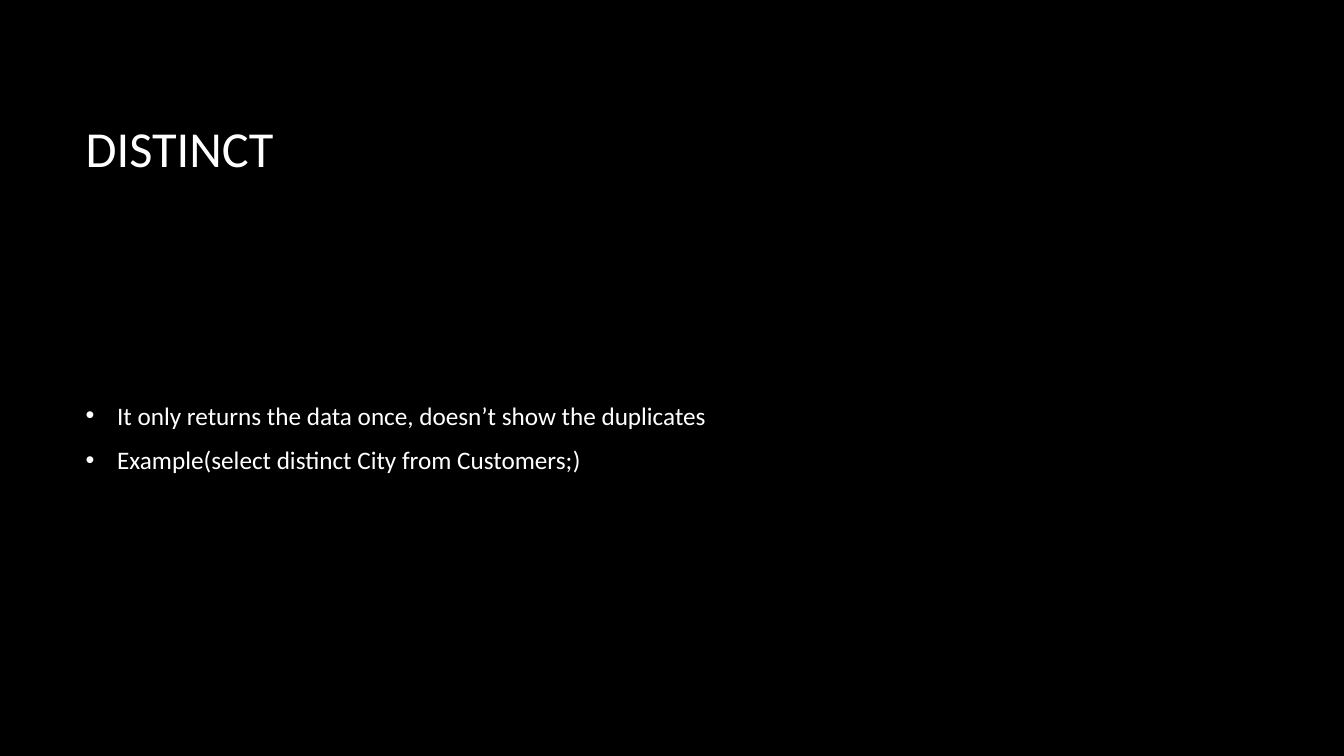
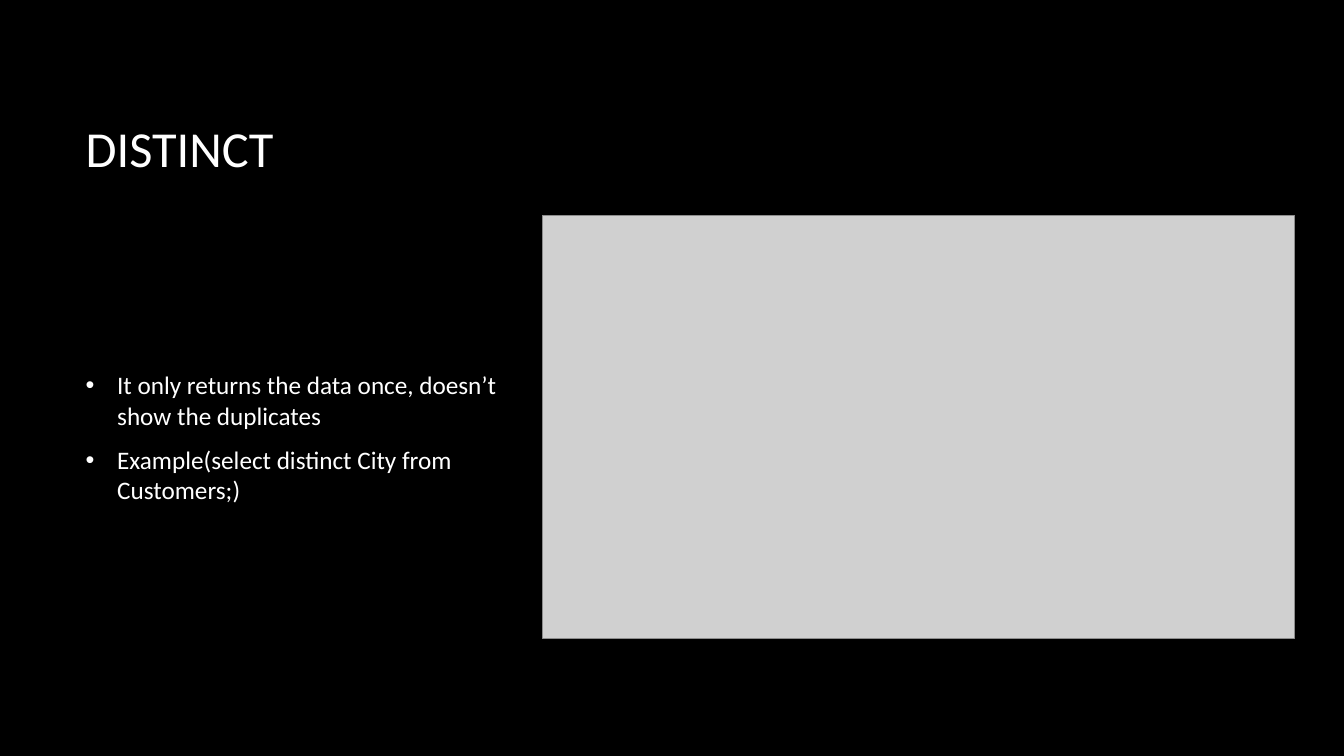
Before and after one commit to HajnalBendeguz1/IKT-01.23, a slide deck: slide 9 of SQL basics.pptx (slide 10 before the commit). Drawn at 1344x756 pixels with LibreOffice and Linux fonts; fonts in the diff are those of the drawing; grey boxes stand for pictures; background and template pictures are left out. Boxes give left, top, right and bottom in pixels: in the first picture for what was removed or moved away, otherwise in the second. Text is boxed around its words. In the diff, an @@ line names an element or a change of style, - is before the commit and + after.

```diff
--- a/SQL basics.pptx
+++ b/SQL basics.pptx
@@ text "It only returns the data ..." rewrapped from [117, 407, 706, 473] to [117, 376, 496, 503] @@
@@ picture added at [542, 216, 1295, 639] @@
```
Also in this commit, not shown: 11 other slides changed, 1 slide removed.
